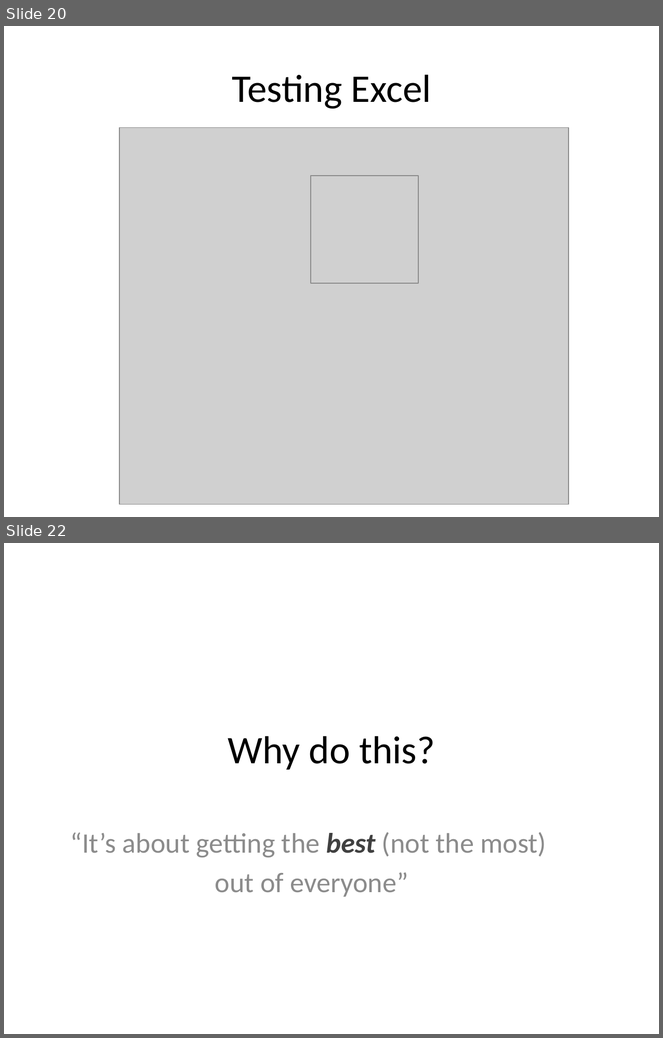
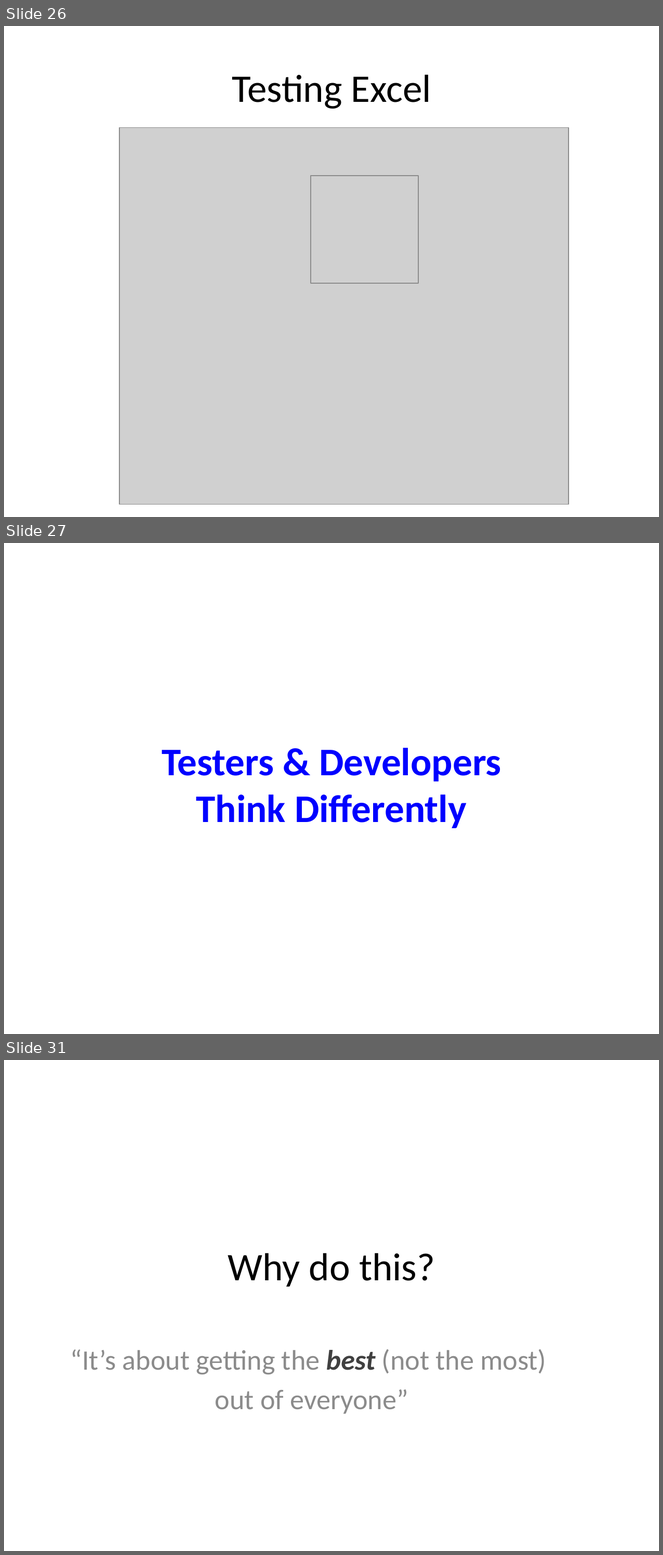
Before and after one commit to maaretp/TalesOfDeveloperTesterCollaboration, a slide deck: Tales from Tester Developer Collaboration.pptx. Shown one above the other, each under a label of ours: slides 20 and 22 before the commit, slides 26, 27 and 31 after it; the slides between them are not shown. The pictures are 663x1038 and 663x1555 pixels, drawn with LibreOffice and Linux fonts; fonts in the diff are those of the drawing; grey boxes stand for pictures. Boxes give left, top, right and bottom in pixels: in the first picture for what was removed or moved away, otherwise in the second. Text is boxed around its words. In the diff, an @@ line names an element or a change of style, - is before the commit and + after.

```diff
--- a/Tales from Tester Developer Collaboration.pptx
+++ b/Tales from Tester Developer Collaboration.pptx
@@ slide 27 added at bbox=[4, 543, 659, 1034], background #FFFFFF @@
@@ title added at bbox=[162, 748, 501, 828], 43 pt, text #0000FF, bold @@
+Testers & Developers
+Think Differently
@@ what was slide 20 is now slide 26 @@
@@ what was slide 22 is now slide 31 @@
```
Also in this commit, not shown: 1 slide changed, 8 other slides added.
